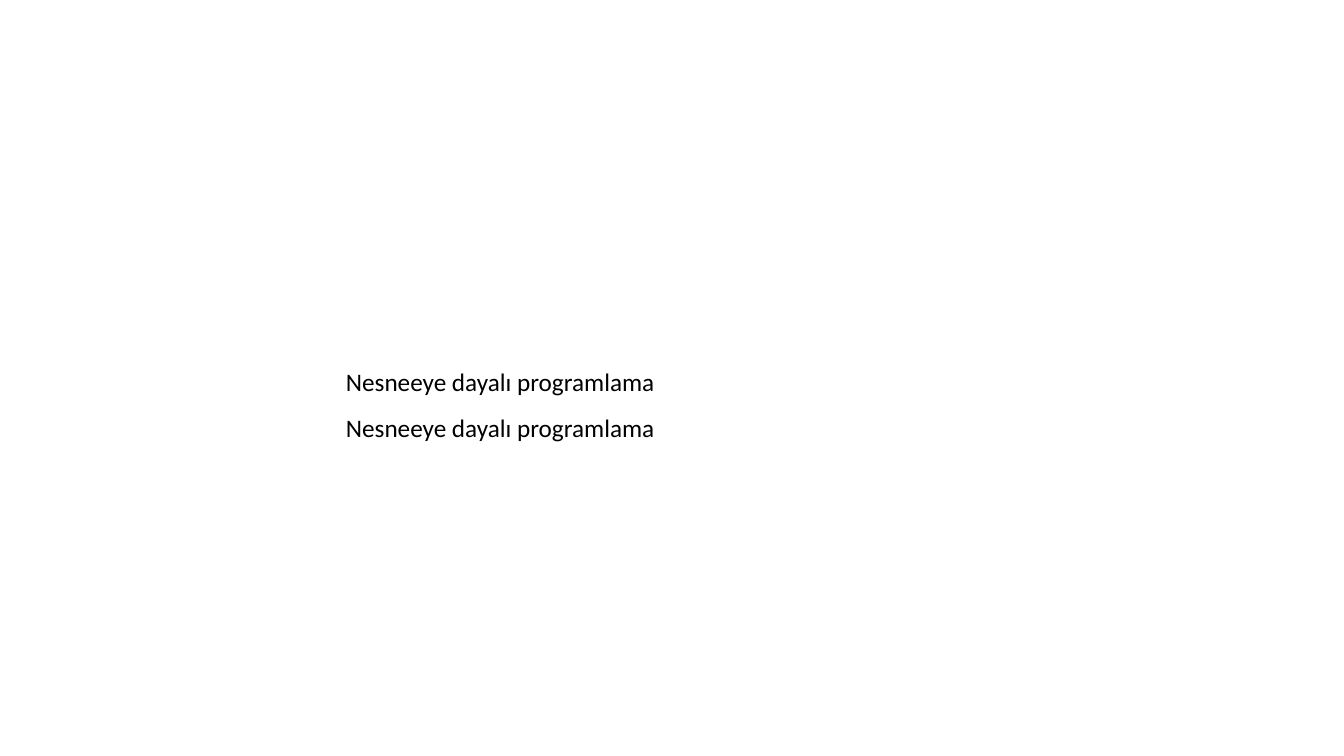
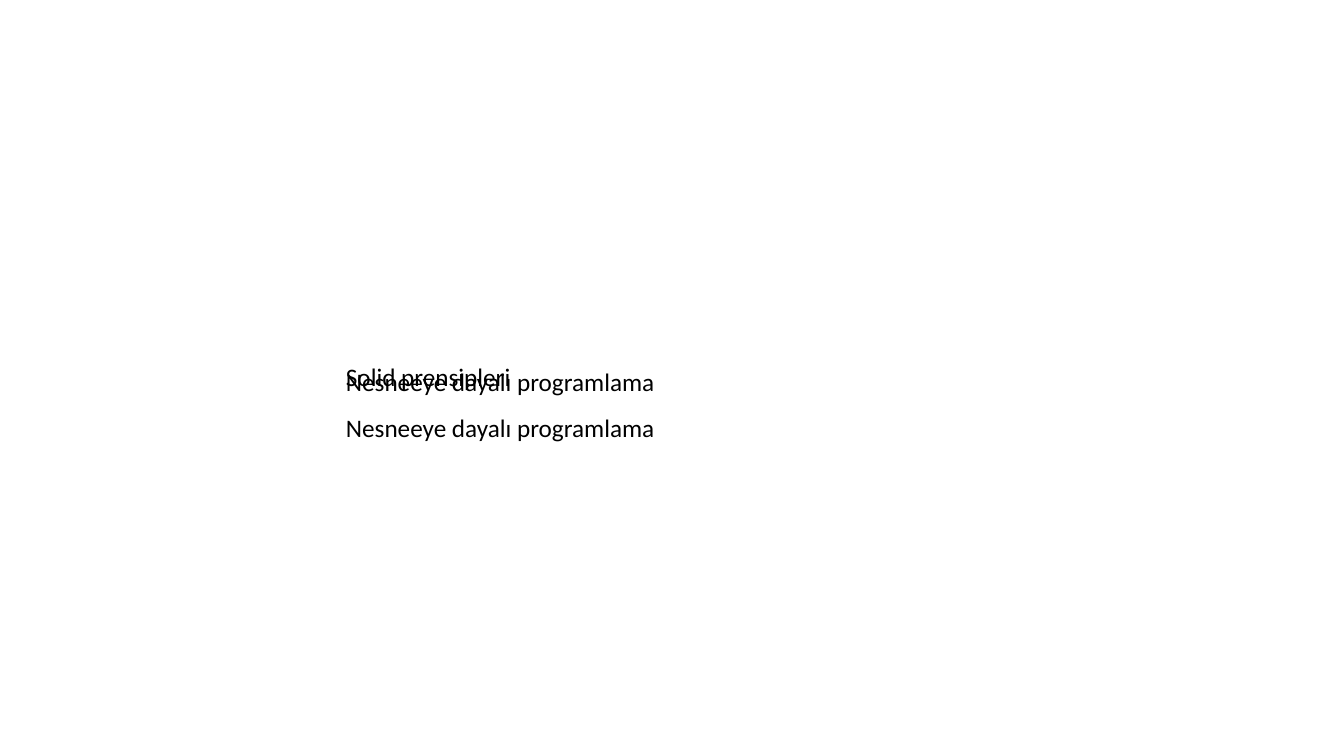
Before and after one commit to kaylaismayil/MakaleIncelemesi2025, a slide deck: slide 3 of ndpOdev.pptx. Drawn at 1344x756 pixels with LibreOffice and Linux fonts; fonts in the diff are those of the drawing. Boxes give left, top, right and bottom in pixels: in the first picture for what was removed or moved away, otherwise in the second. Text is boxed around its words. In the diff, an @@ line names an element or a change of style, - is before the commit and + after.

Commit message:
Solid prensipleri

```diff
--- a/ndpOdev.pptx
+++ b/ndpOdev.pptx
@@ text added at (346,368,510,393), 18 pt, text #000000 @@
+Solid prensipleri
```
Also in this commit, not shown: 1 other slide changed, 3 other files.
